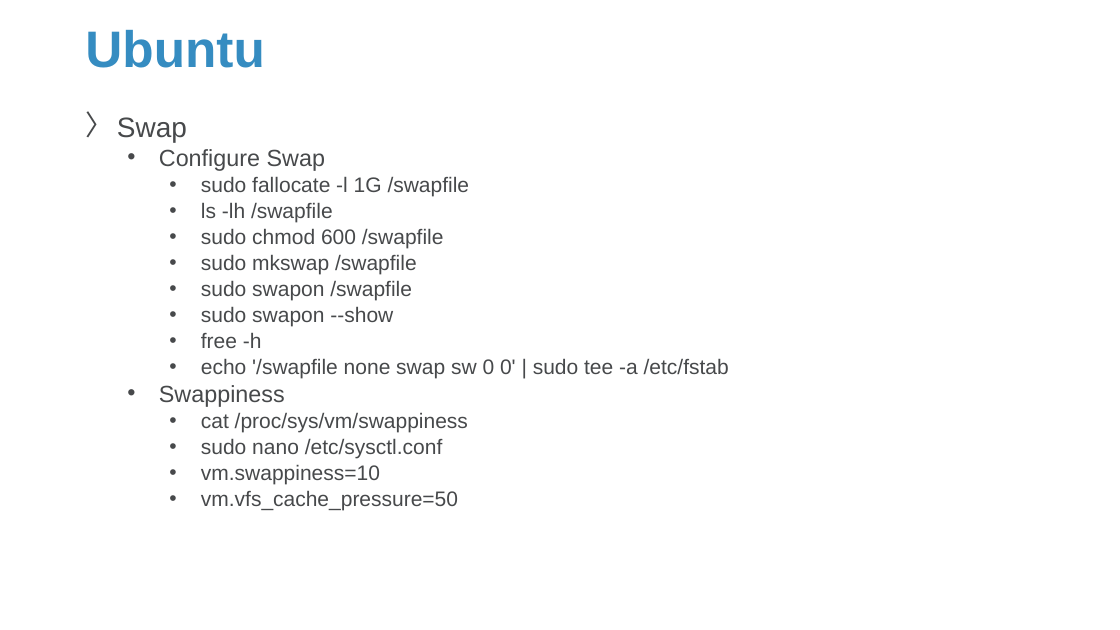
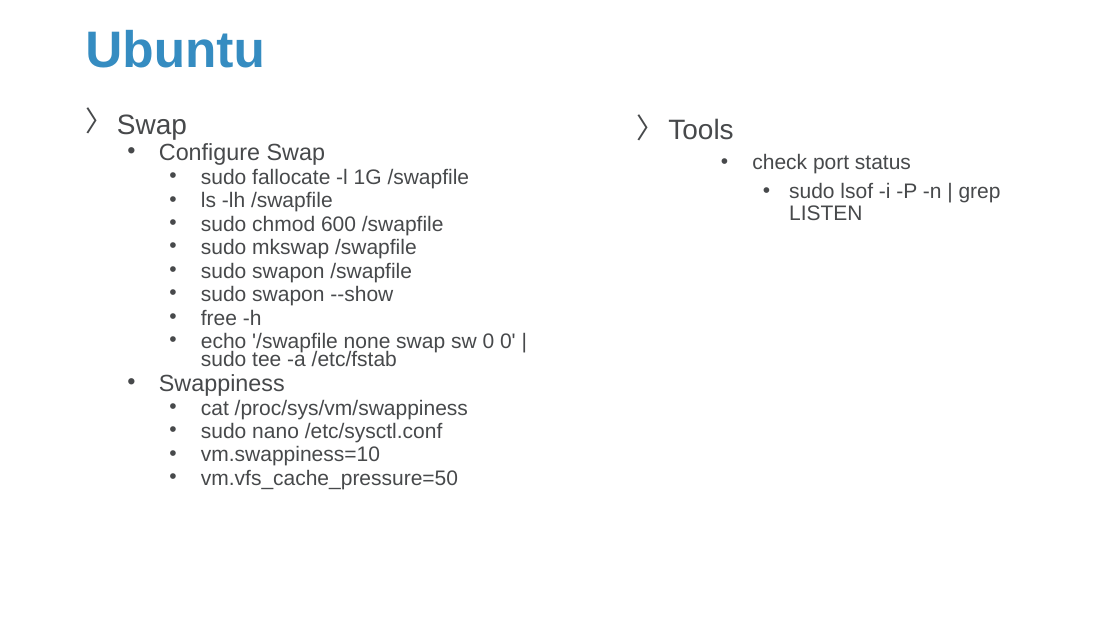
Before and after one commit to Sparks-Lu/TechNotes, a slide deck: slide 5 of Web/Server-Notes.pptx. Drawn at 1120x630 pixels with LibreOffice and Linux fonts; fonts in the diff are those of the drawing; background and template pictures are left out. Boxes give left, top, right and bottom in pixels: in the first picture for what was removed or moved away, otherwise in the second. Text is boxed around its words. In the diff, an @@ line names an element or a change of style, - is before the commit and + after.

```diff
--- a/Web/Server-Notes.pptx
+++ b/Web/Server-Notes.pptx
@@ text "Swap" at bbox=[117, 114, 516, 489]: line spacing 0.8 to 0.7 @@
@@ text added at bbox=[668, 118, 1001, 220], 18 pt, text #47494B @@
+〉 Tools
+    • check port status
+      • sudo lsof -i -P -n | grep LISTEN
```
Also in this commit, not shown: 3 other slides changed, 8 slides added, 8 other files.
